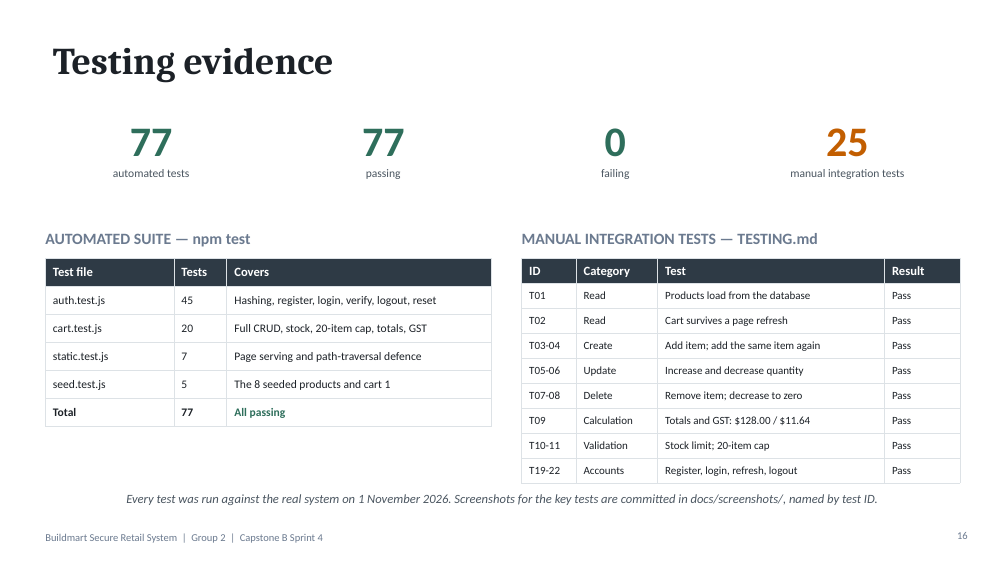
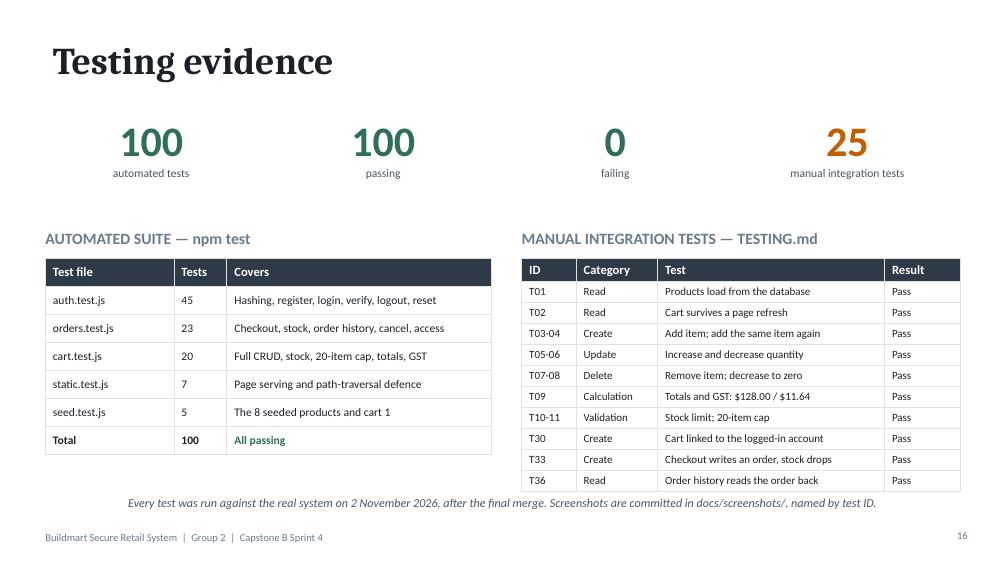
Before and after one commit to CapstoneAB/capstone_A_B, a slide deck: slide 16 of docs/sprint4/presentation/Buildmart-Sprint4-Final-Presentation.pptx. Drawn at 1008x567 pixels with LibreOffice and Linux fonts; fonts in the diff are those of the drawing. Boxes give left, top, right and bottom in pixels: in the first picture for what was removed or moved away, otherwise in the second. Text is boxed around its words. In the diff, an @@ line names an element or a change of style, - is before the commit and + after.

```diff
--- a/docs/sprint4/presentation/Buildmart-Sprint4-Final-Presentation.pptx
+++ b/docs/sprint4/presentation/Buildmart-Sprint4-Final-Presentation.pptx
@@ text at (x1=119, y1=128, x2=183, y2=157): text changed @@
-77
+100
@@ text at (x1=351, y1=128, x2=415, y2=157): text changed @@
-77
+100
@@ table at (x1=45, y1=259, x2=492, y2=450) @@
+row 3: orders.test.js | 23 | Checkout, stock, order history, cancel, access
-row 7, column 2: 77
+row 7, column 2: 100
@@ table at (x1=522, y1=259, x2=960, y2=490) @@
-row 9: T19-22 | Accounts | Register, login, refresh, logout | Pass
+row 9: T30 | Create | Cart linked to the logged-in account | Pass
+row 10: T33 | Create | Checkout writes an order, stock drops | Pass
+row 11: T36 | Read | Order history reads the order back | Pass
@@ text at (x1=128, y1=498, x2=876, y2=509): text changed; size 12 to 11.5 pt @@
-Every test was run against the real system on 1 November 2026. Screenshots for the key tests are committed in docs/screenshots/, named by test ID.
+Every test was run against the real system on 2 November 2026, after the final merge. Screenshots are committed in docs/screenshots/, named by test ID.
```
Also in this commit, not shown: 10 other slides changed, 1 slide added, 7 other files.
